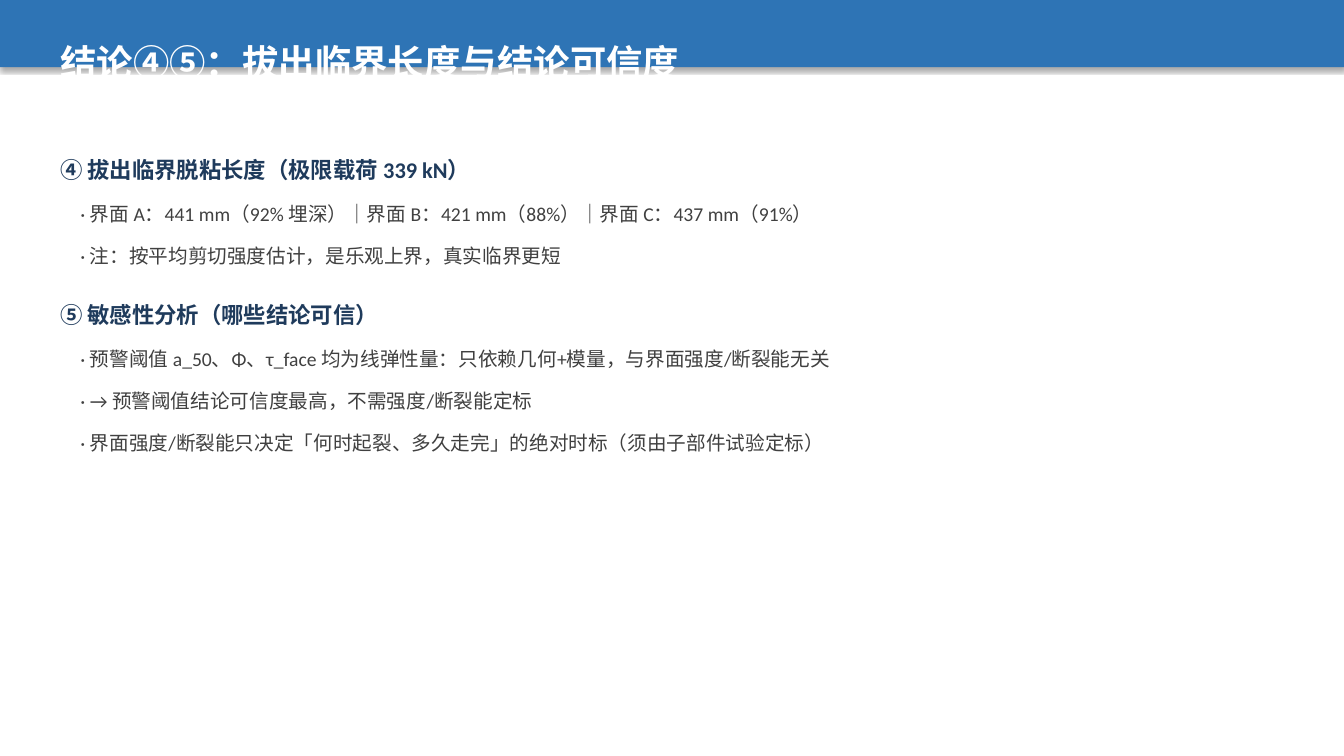
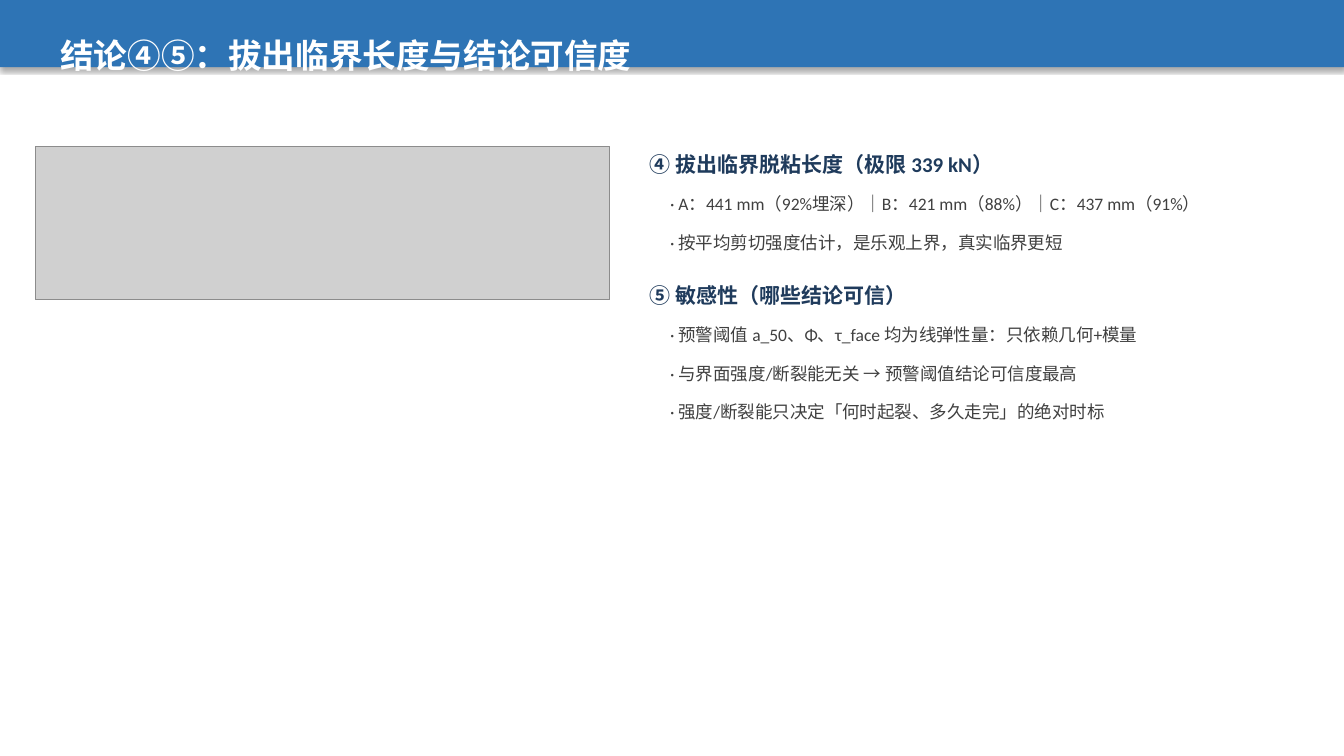
Before and after one commit to xjheping-cpu/blade-root-insert-debond, a slide deck: slide 56 of docs/陕西华电新能源_叶片在役监测_科研立项汇报_含仿真理论.pptx. Drawn at 1344x756 pixels with LibreOffice and Linux fonts; fonts in the diff are those of the drawing; grey boxes stand for pictures. Boxes give left, top, right and bottom in pixels: in the first picture for what was removed or moved away, otherwise in the second. Text is boxed around its words. In the diff, an @@ line names an element or a change of style, - is before the commit and + after.

```diff
--- a/docs/陕西华电新能源_叶片在役监测_科研立项汇报_含仿真理论.pptx
+++ b/docs/陕西华电新能源_叶片在役监测_科研立项汇报_含仿真理论.pptx
@@ text "结论④⑤：拔出临界长度与结论可信度" at (60,34,631,78): size 26 to 24 pt; less space between paragraphs @@
@@ picture added at (35,146,610,300) @@
@@ text at (650,154,993,174): text changed; size 16 to 15 pt @@
-④ 拔出临界脱粘长度（极限载荷 339 kN）
+④ 拔出临界脱粘长度（极限 339 kN）
@@ text at (678,196,1200,212): text changed; size 14 to 12.5 pt @@
-· 界面 A：441 mm（92% 埋深）｜界面 B：421 mm（88%）｜界面 C：437 mm（91%）
+· A：441 mm（92%埋深）｜B：421 mm（88%）｜C：437 mm（91%）
@@ text at (678,234,1062,251): text changed; size 14 to 12.5 pt @@
-· 注：按平均剪切强度估计，是乐观上界，真实临界更短
+· 按平均剪切强度估计，是乐观上界，真实临界更短
@@ text at (650,285,907,305): text changed; size 16 to 15 pt @@
-⑤ 敏感性分析（哪些结论可信）
+⑤ 敏感性（哪些结论可信）
@@ text at (678,326,1137,344): text changed; size 14 to 12.5 pt @@
-· 预警阈值 a_50、Φ、τ_face 均为线弹性量：只依赖几何+模量，与界面强度/断裂能无关
+· 预警阈值 a_50、Φ、τ_face 均为线弹性量：只依赖几何+模量
@@ text at (678,365,1077,382): text changed; size 14 to 12.5 pt @@
-· → 预警阈值结论可信度最高，不需强度/断裂能定标
+· 与界面强度/断裂能无关 → 预警阈值结论可信度最高
@@ text at (678,403,1104,420): text changed; size 14 to 12.5 pt @@
-· 界面强度/断裂能只决定「何时起裂、多久走完」的绝对时标（须由子部件试验定标）
+· 强度/断裂能只决定「何时起裂、多久走完」的绝对时标
```
Also in this commit, not shown: 4 other slides changed.
